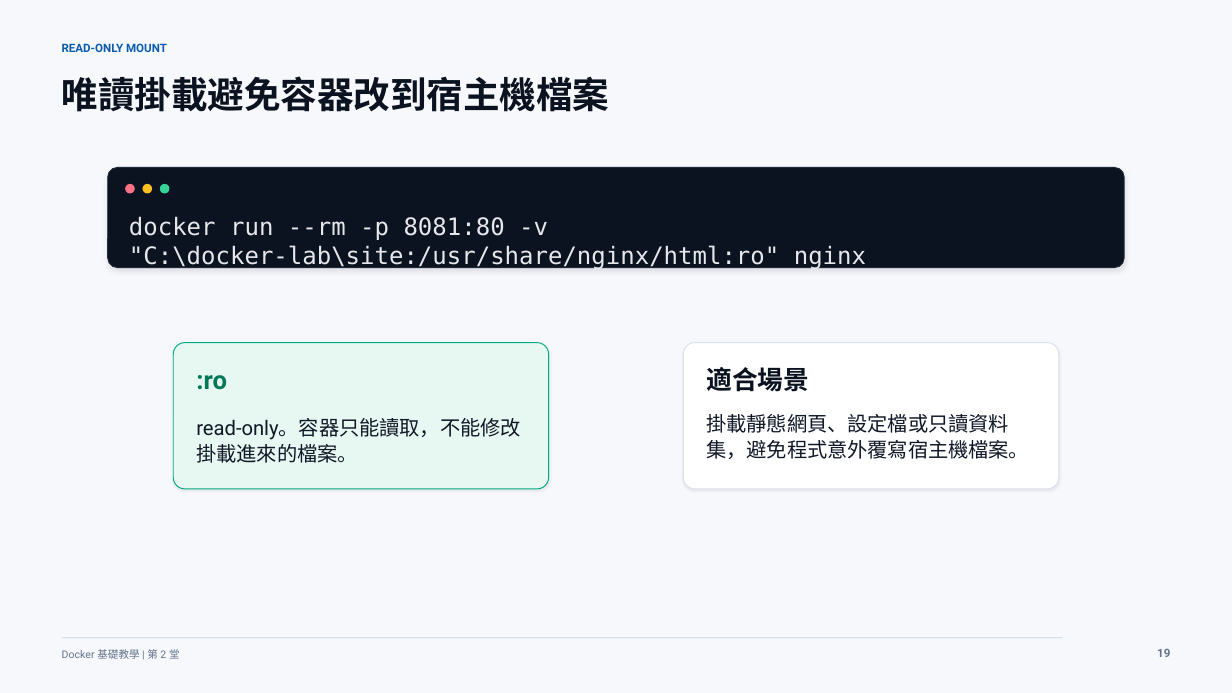
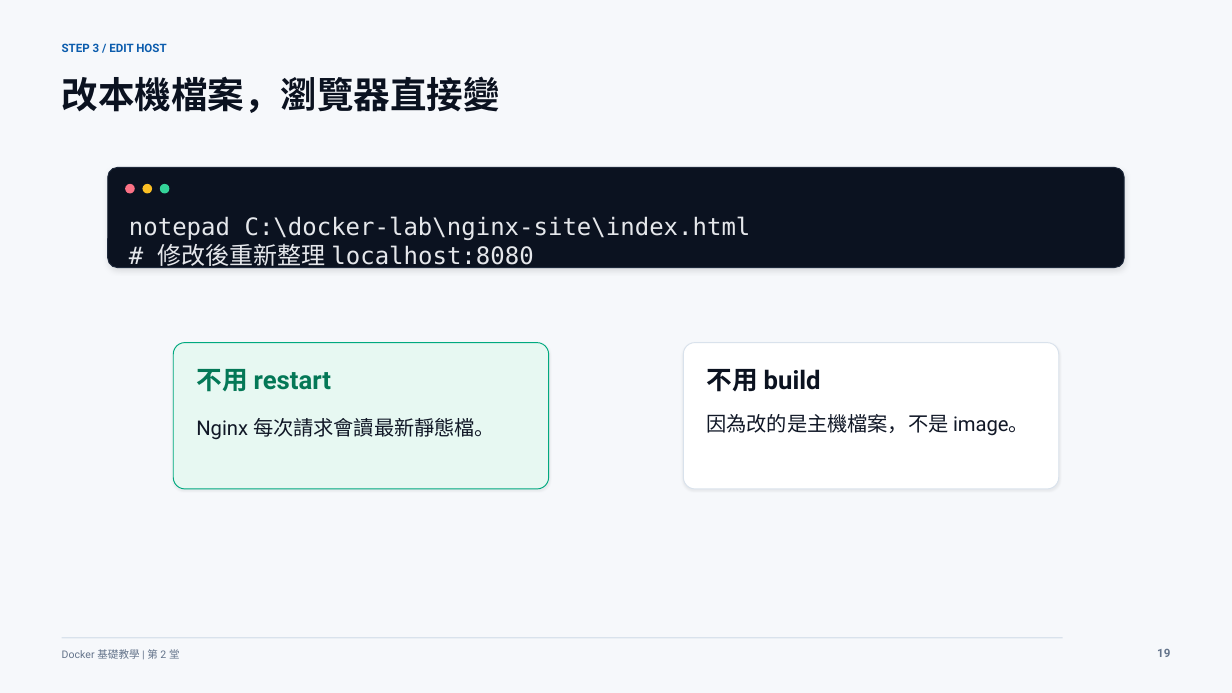
Before and after one commit to lalalalaluk/docker-practice, a slide deck: slide 20 of slides/docker-session2-flask-volume.pptx. Drawn at 1232x693 pixels with LibreOffice and Linux fonts; fonts in the diff are those of the drawing. Boxes give left, top, right and bottom in pixels: in the first picture for what was removed or moved away, otherwise in the second. Text is boxed around its words. In the diff, an @@ line names an element or a change of style, - is before the commit and + after.

```diff
--- a/slides/docker-session2-flask-volume.pptx
+++ b/slides/docker-session2-flask-volume.pptx
@@ text at [62, 43, 166, 52]: text changed @@
-READ-ONLY MOUNT
+STEP 3 / EDIT HOST
@@ text at [62, 76, 500, 113]: text changed @@
-唯讀掛載避免容器改到宿主機檔案
+改本機檔案，瀏覽器直接變
@@ text at [129, 216, 751, 271]: text changed @@
-docker run --rm -p 8081:80 -v "C:\docker-lab\site:/usr/share/nginx/html:ro" nginx
+notepad C:\docker-lab\nginx-site\index.html
+# 修改後重新整理 localhost:8080
@@ text at [196, 369, 331, 392]: text changed @@
-:ro
+不用 restart
@@ text at [706, 369, 821, 392]: text changed @@
-適合場景
+不用 build
@@ text at [196, 418, 495, 440]: text changed @@
-read-only。容器只能讀取，不能修改掛載進來的檔案。
+Nginx 每次請求會讀最新靜態檔。
@@ text at [706, 414, 1029, 436]: text changed @@
-掛載靜態網頁、設定檔或只讀資料集，避免程式意外覆寫宿主機檔案。
+因為改的是主機檔案，不是 image。
```
Also in this commit, not shown: 38 other slides changed, 3 slides added, 3 slides removed, 4 other files.
